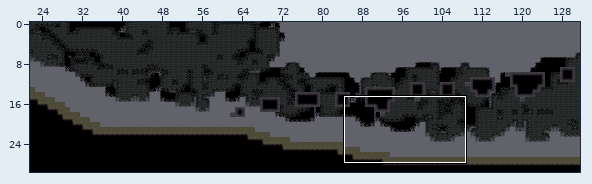
One commit to this Tiled map: AngryCastle/levels/hamond_03.tmx. The picture above shows the old version from afar; the outline marks the close-up.
Close-up. Old version:
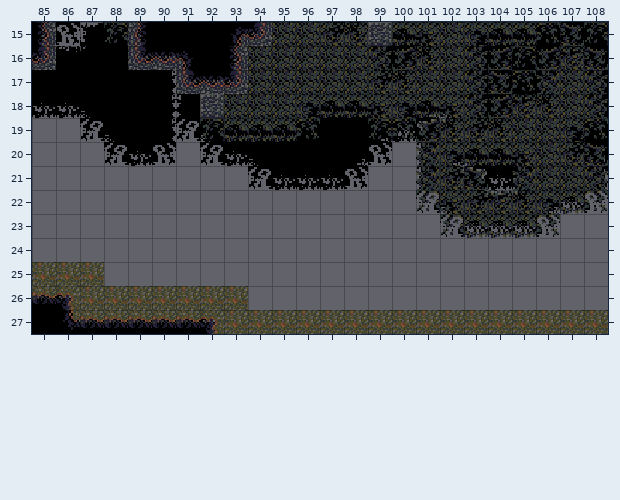
Cells are 16x16 px. Shown: x 85..108, y 15..27. The commit also changed other parts of the map, which this record leaves out.
New version:
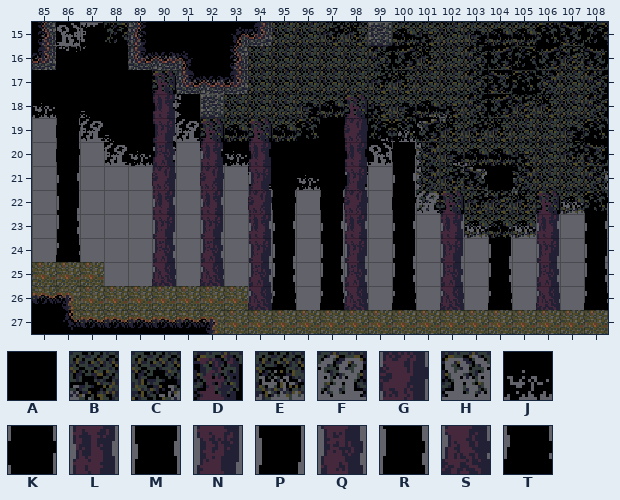
Key: from "Hamond_tileset": A 59, B 82, C 84, D 115, E 145, F 146, G 147, H 148, J 153, K 155, L 179, M 187, N 211, P 219, Q 243, R 251, S 275, T 283.
_ is an empty cell.
Edits made:
Layer "SilhouetteLayer":
y 18: x 86 J -> A
y 19: x 86 _ -> K
y 20: x 86 _ -> K; x 100 _ -> K
y 21: x 86 _ -> M; x 95 J -> A; x 97 J -> A; x 100 _ -> M; x 104 J -> A
y 22: x 86 _ -> P; x 95 _ -> K; x 97 _ -> K; x 100 _ -> K; x 104 _ -> A; x 108 _ -> K
y 23: x 86 _ -> R; x 95 _ -> M; x 97 _ -> M; x 100 _ -> M; x 104 _ -> M; x 108 _ -> M
y 24: x 86 _ -> T; x 95 _ -> P; x 97 _ -> P; x 100 _ -> P; x 104 _ -> P; x 108 _ -> P
y 25: x 95 _ -> R; x 97 _ -> R; x 100 _ -> R; x 104 _ -> R; x 108 _ -> R
y 26: x 95 _ -> T; x 97 _ -> T; x 100 _ -> T; x 104 _ -> T; x 108 _ -> T
Layer "BackgroundLayer":
y 17: x 90 _ -> D
y 18: x 90 _ -> L; x 98 E -> D
y 19: x 90 _ -> N; x 92 F -> D; x 94 E -> D; x 98 _ -> G
y 20: x 90 _ -> Q; x 92 _ -> L; x 94 _ -> L; x 98 _ -> L
y 21: x 90 _ -> G; x 92 _ -> G; x 94 _ -> N; x 98 _ -> N
y 22: x 90 _ -> L; x 92 _ -> L; x 94 _ -> G; x 98 _ -> G; x 102 B -> D; x 106 C -> D
y 23: x 90 _ -> N; x 92 _ -> N; x 94 _ -> L; x 98 _ -> L; x 102 F -> L; x 106 H -> L
y 24: x 90 _ -> Q; x 92 _ -> Q; x 94 _ -> N; x 98 _ -> N; x 102 _ -> N; x 106 _ -> N
y 25: x 90 _ -> S; x 92 _ -> S; x 94 _ -> Q; x 98 _ -> Q; x 102 _ -> Q; x 106 _ -> Q
y 26: x 94 _ -> S; x 98 _ -> S; x 102 _ -> S; x 106 _ -> S
